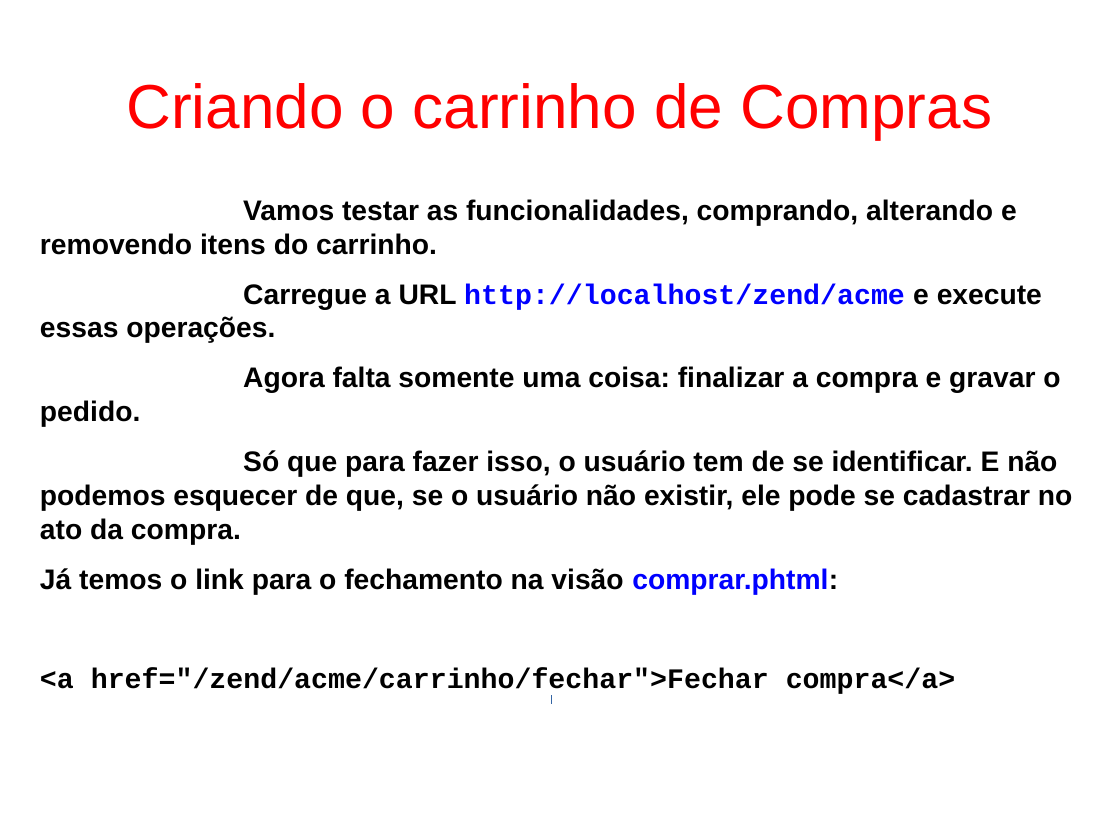
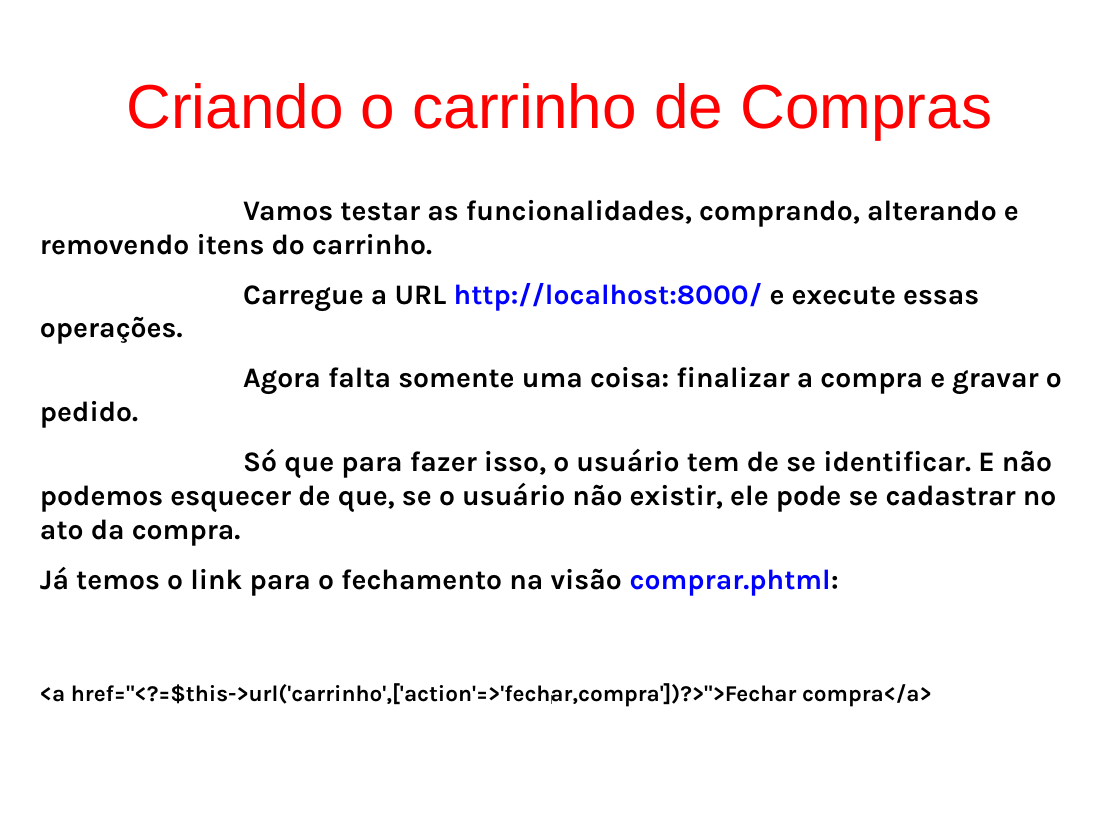
Before and after one commit to fgsl/lojasacme, a slide deck: slide 99 of docs/tutorial.odp. Drawn at 1120x840 pixels with LibreOffice and Linux fonts; fonts in the diff are those of the drawing. Boxes give left, top, right and bottom in pixels: in the first picture for what was removed or moved away, otherwise in the second. Text is boxed around its words. In the diff, an @@ line names an element or a change of style, - is before the commit and + after.

Commit message:
Atualizar slide 99 (arquivo comprar.phtml) #64

```diff
--- a/docs/tutorial.odp
+++ b/docs/tutorial.odp
@@ text at <box>40,200,1062,596</box>: font Arial to Karla in "Vamos testar as funcionalidades, comprando, alterando e ...", "Agora falta somente uma coisa: finalizar a ...", "Só que para fazer isso, o usuário ...", "Já temos o link para o fechamento ..." @@
@@ text at <box>243,283,979,311</box>: text changed; font Arial to Karla @@
-Carregue a URL http://localhost/zend/acme e execute essas operações.
+Carregue a URL http://localhost:8000/ e execute essas operações.
@@ text at <box>40,683,932,707</box>: text changed; size 20 to 16 pt; font Courier New to Karla @@
-<a href="/zend/acme/carrinho/fechar">Fechar compra</a>
+<a href="<?=$this->url('carrinho',['action'=>'fechar,compra'])?>">Fechar compra</a>
```
Also in this commit, not shown: 1 other file.
